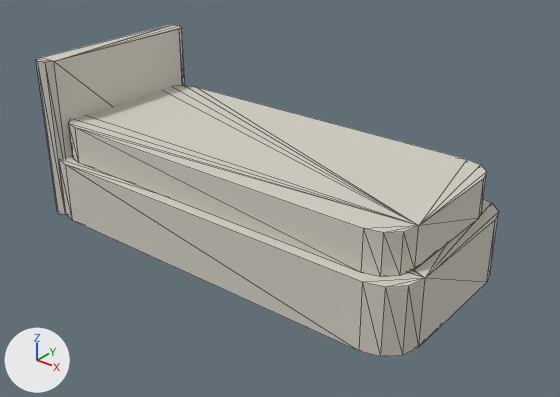
Before and after pictures for a commit that changed the glTF model assets/kit_bruyeres/MOB_lit.glb.
Before and after are seen from a camera (50 mm lens) standing at (3.08, -2.92, 1.76) and looking at (1.15, -0.5, 0.27). Every picture has the same lights, and +X, +Y and +Z are marked at lower left. The older version comes first. Mesh edges are drawn as thin lines. Where no turn or scale is listed for an object, it has been applied to the vertices.

In view in the first picture: 'geometry_0'.
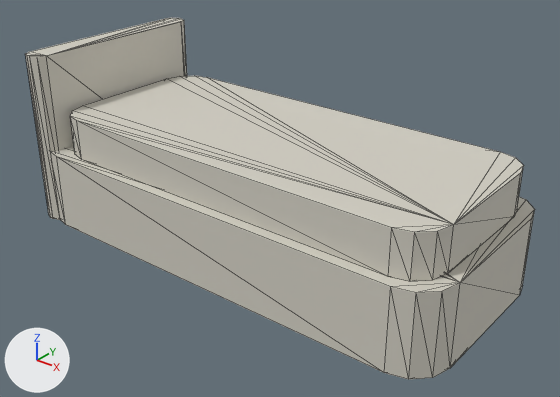
Edits to the bpy script that builds the scene:
```text
Change me_geometry_0:
    used by ob_geometry_0; location = (0.0, 0.0, 0.0)
    remove me_geometry_0.from_pydata(...)  # 84 vertices, 156 faces; spans x 0.0..2.0, y -0.9..0.0, z 0.0..0.78
    add me_geometry_0.from_pydata(...)  # 88 vertices, 164 faces; spans x 0.0..2.15, y -0.95..0.0, z 0.0..0.82
    me_geometry_0 part 1: the loose piece of 32 vertices spanning x 0.0..2.0, y -0.9..0.0, z 0.0..0.3 is scaled about the mesh origin by (1.08, 1.05, 1.2)
    me_geometry_0 part 2: the loose piece of 32 vertices spanning x 0.06..1.94, y -0.85..-0.05, z 0.3..0.48 is scaled about its middle by (1.04, 1.06, 1.06), then moved by (0.12, -0.02, 0.07)
    me_geometry_0 part 3
    17 vertices are removed from x 0.0..0.1, y -0.9..0.0, z 0.0..0.78
    36 faces are deleted
    12 vertices are added at x 0.0..0.12, y -0.95..0.0, z 0.0..0.82
    9 new vertices lie (0.0, 0.0, 0.82) away from vertices in x 0.0..0.12, y -0.95..0.0, z 0.0
    44 new faces join them
```

Location of each change, [x1, y1, x2, y2] in pixels of the pictures (560 x 397 px; the box of a moved part takes in the faces that stretch with it):
'geometry_0', reshaped (10% wider, 9% taller)
    before: [36, 25, 499, 357]
    after: [25, 18, 535, 379]
part 1 of me_geometry_0, moved or reshaped
    before: [60, 156, 499, 357]
    after: [51, 145, 535, 379]
part 2 of me_geometry_0, moved or reshaped
    before: [69, 85, 487, 277]
    after: [70, 76, 524, 282]
part 3 of me_geometry_0, moved or reshaped
    before: [36, 25, 185, 215]
    after: [25, 18, 187, 220]
